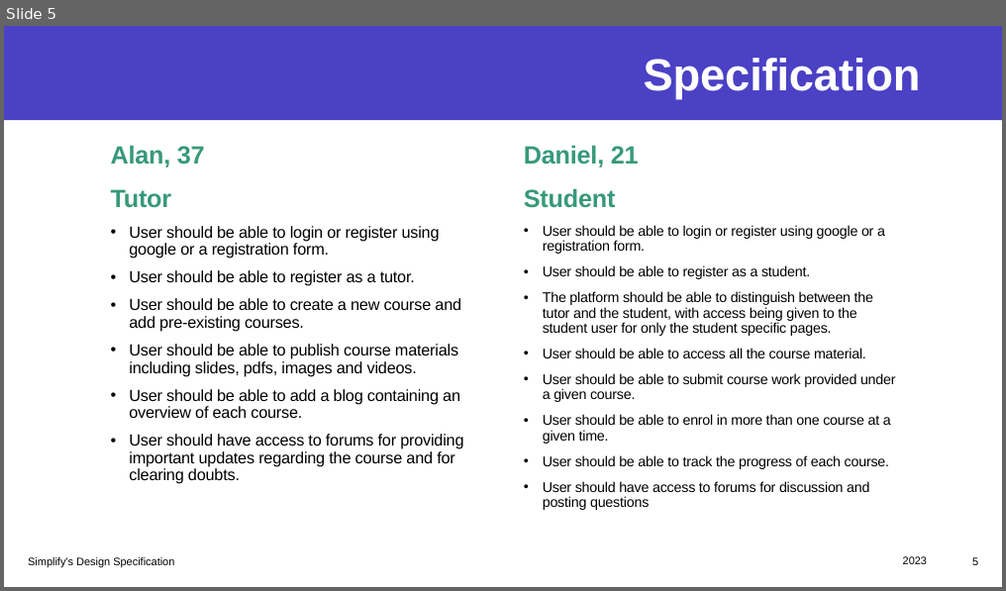
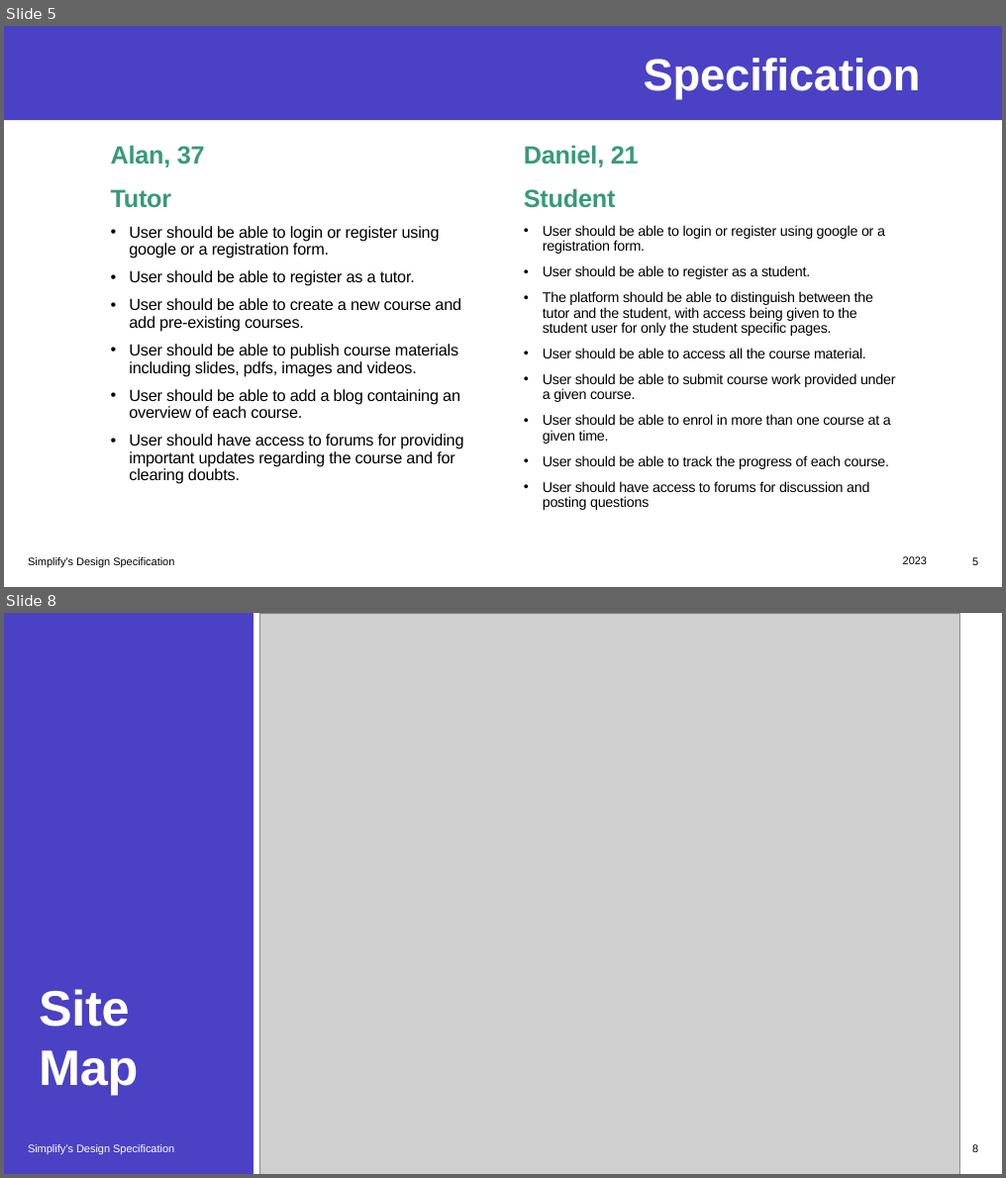
Before and after one commit to praharsh05/ITech-Group, a slide deck: ITech_GP.pptx. Shown one above the other, each under a label of ours: slide 5 before the commit, slides 5 and 8 after it; the slides between them are not shown. The pictures are 1006x591 and 1006x1178 pixels, drawn with LibreOffice and Linux fonts; fonts in the diff are those of the drawing; grey boxes stand for pictures. Boxes give left, top, right and bottom in pixels: in the first picture for what was removed or moved away, otherwise in the second. Text is boxed around its words. In the diff, an @@ line names an element or a change of style, - is before the commit and + after.

```diff
--- a/ITech_GP.pptx
+++ b/ITech_GP.pptx
@@ slide 8 added at (x1=4, y1=613, x2=1002, y2=1174), background #FFFFFF @@
@@ rectangle added at (x1=4, y1=613, x2=253, y2=1174), fill #4A41C5 @@
@@ picture added at (x1=260, y1=613, x2=960, y2=1174) @@
@@ title added at (x1=39, y1=989, x2=138, y2=1095), 48 pt, text #FFFFFF, bold @@
+Site Map
@@ text added at (x1=28, y1=1145, x2=174, y2=1155), 10.5 pt, text #FFFFFF @@
+Simplify’s Design Specification
@@ page number added at (x1=972, y1=1145, x2=978, y2=1153), 10.5 pt, text #000000 @@
+8
```
Also in this commit, not shown: 3 slides changed, 7 other slides added, 9 slides removed.
